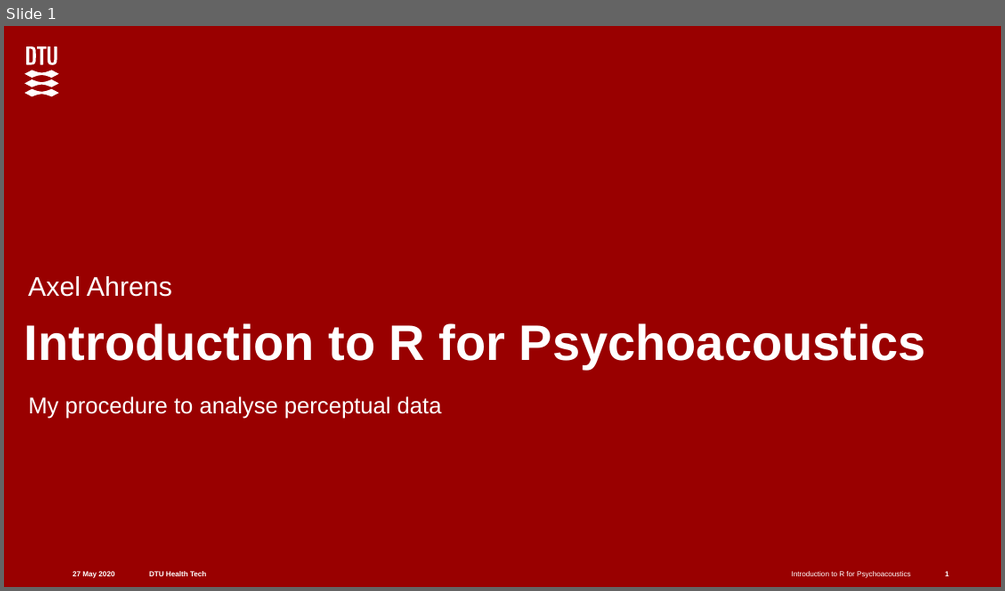
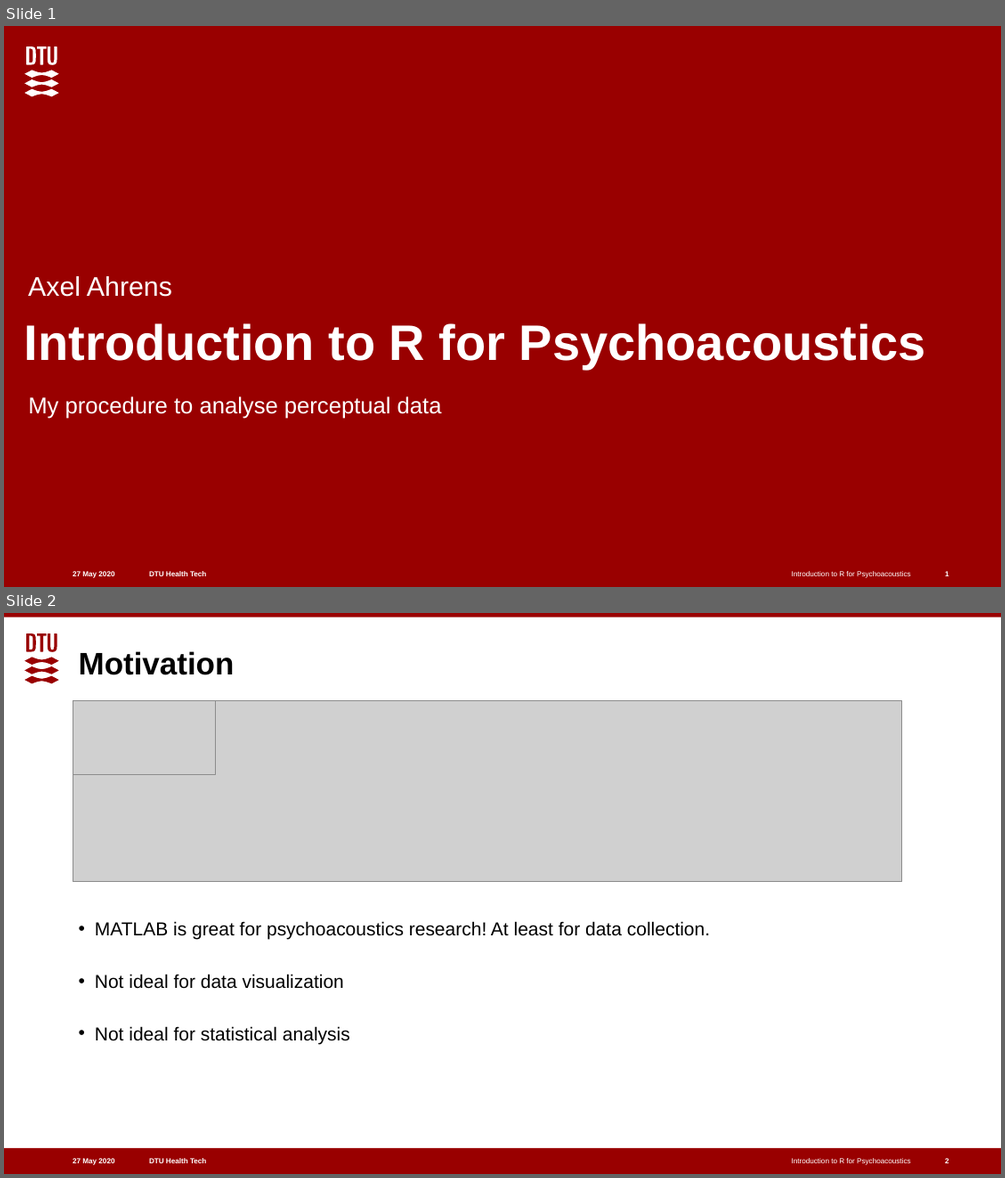
Before and after one commit to aahr/Intro-R-Psychoacoustics, a slide deck: introR4AuditoryScience.pptx. Shown one above the other, each under a label of ours: slide 1 before the commit, slides 1 and 2 after it. The pictures are 1005x591 and 1005x1178 pixels, drawn with LibreOffice and Linux fonts; fonts in the diff are those of the drawing; grey boxes stand for pictures. Boxes give left, top, right and bottom in pixels: in the first picture for what was removed or moved away, otherwise in the second. Text is boxed around its words. In the diff, an @@ line names an element or a change of style, - is before the commit and + after.

```diff
--- a/introR4AuditoryScience.pptx
+++ b/introR4AuditoryScience.pptx
@@ slide 2 added at [4,613,1001,1174], background #FFFFFF; not listed: 5 template elements that a slide beside it also shows @@
@@ freeform shape added at [25,634,59,684], fill #990000 @@
@@ title added at [79,651,235,675], 30 pt, text #000000, bold @@
+Motivation
@@ picture added at [73,701,902,882] @@
@@ picture added at [73,701,216,774] @@
@@ text added at [95,921,710,1044], 18 pt, text #000000 @@
+• MATLAB is great for psychoacoustics research! At least for data collection.
+• Not ideal for data visualization
+• Not ideal for statistical analysis
@@ page number added at [945,1158,949,1163], 7 pt, text #FFFFFF, bold @@
+2
```
Also in this commit, not shown: 7 slides changed, 5 other slides added, 1 slide removed.
